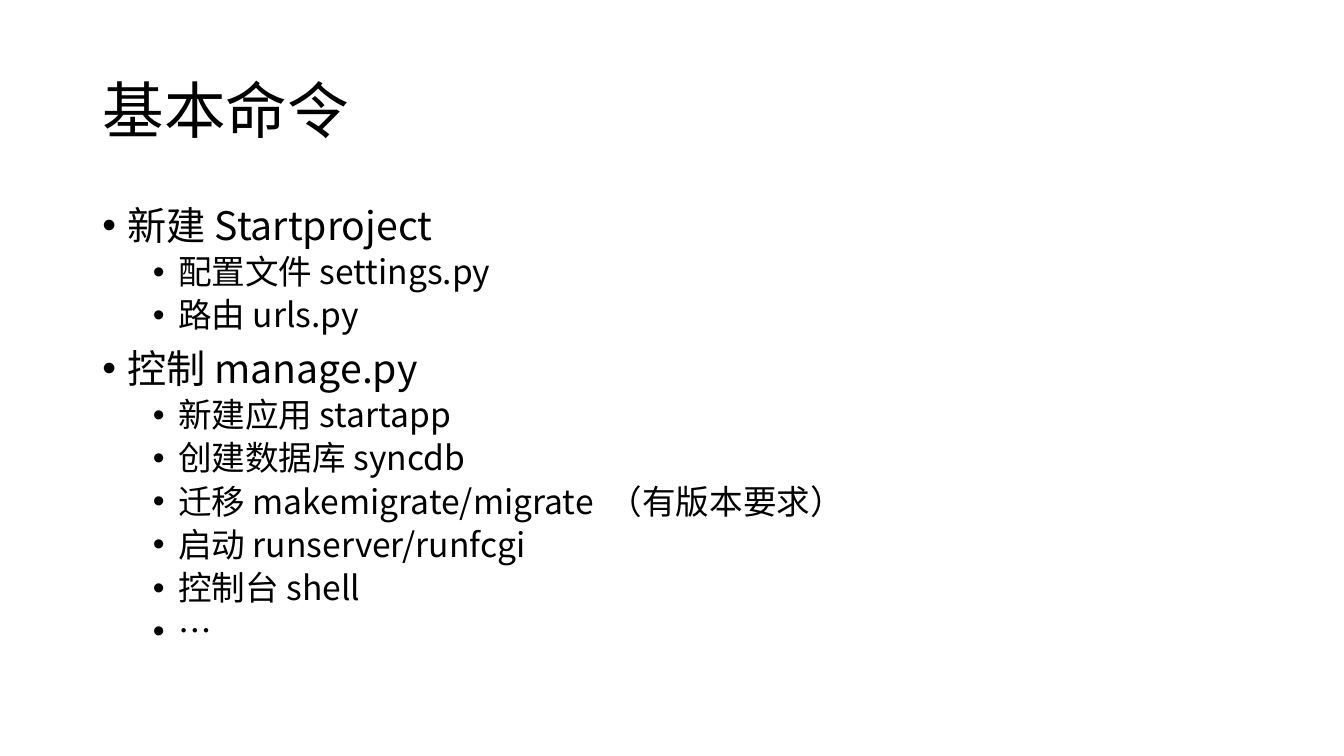
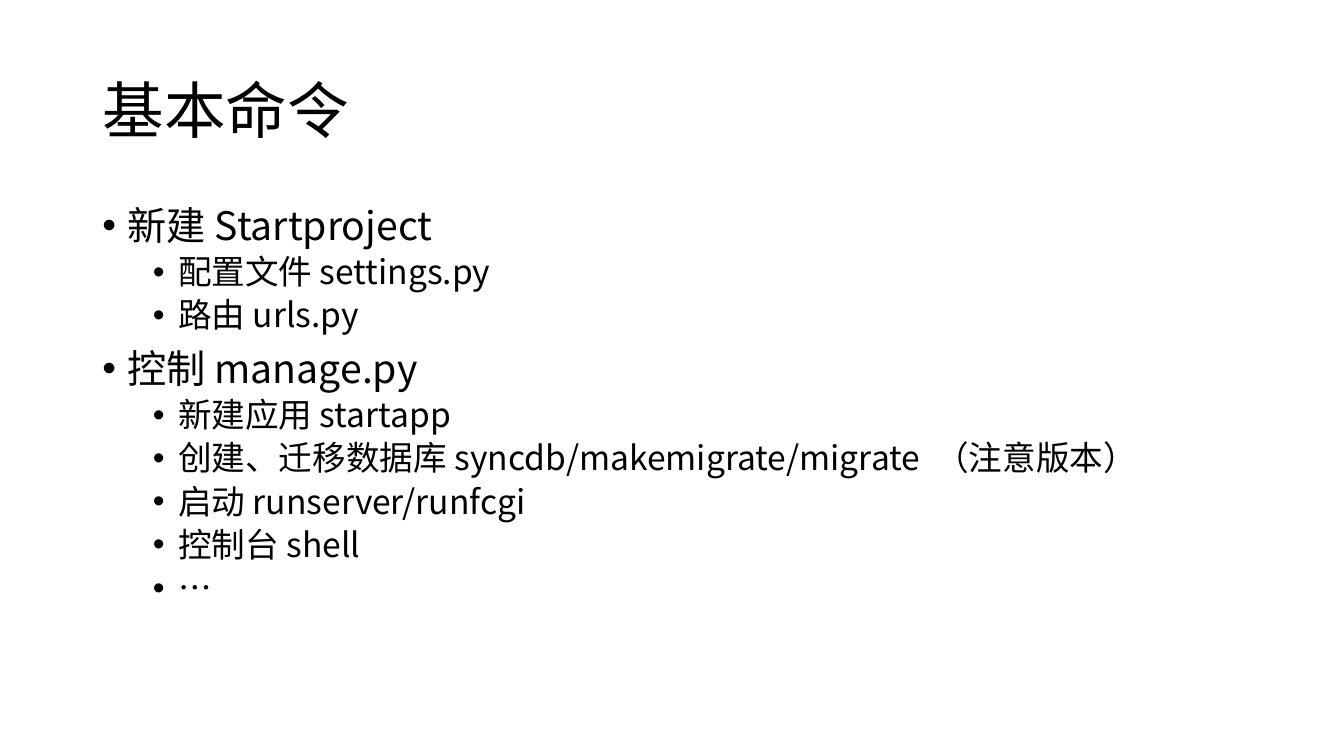
Before and after one commit to renqHIT/DemoQ, a slide deck: slide 6 of Django.pptx (slide 5 before the commit). Drawn at 1344x756 pixels with LibreOffice and Linux fonts; fonts in the diff are those of the drawing. Boxes give left, top, right and bottom in pixels: in the first picture for what was removed or moved away, otherwise in the second. Text is boxed around its words. In the diff, an @@ line names an element or a change of style, - is before the commit and + after.

```diff
--- a/Django.pptx
+++ b/Django.pptx
@@ text at (178,441,1137,479): text changed @@
-  • 创建数据库 syncdb
-  • 迁移 makemigrate/migrate （有版本要求）
+  • 创建、迁移数据库 syncdb/makemigrate/migrate （注意版本）
```
Also in this commit, not shown: 8 other slides changed, 1 slide added, 1 slide removed, 4 other files.
